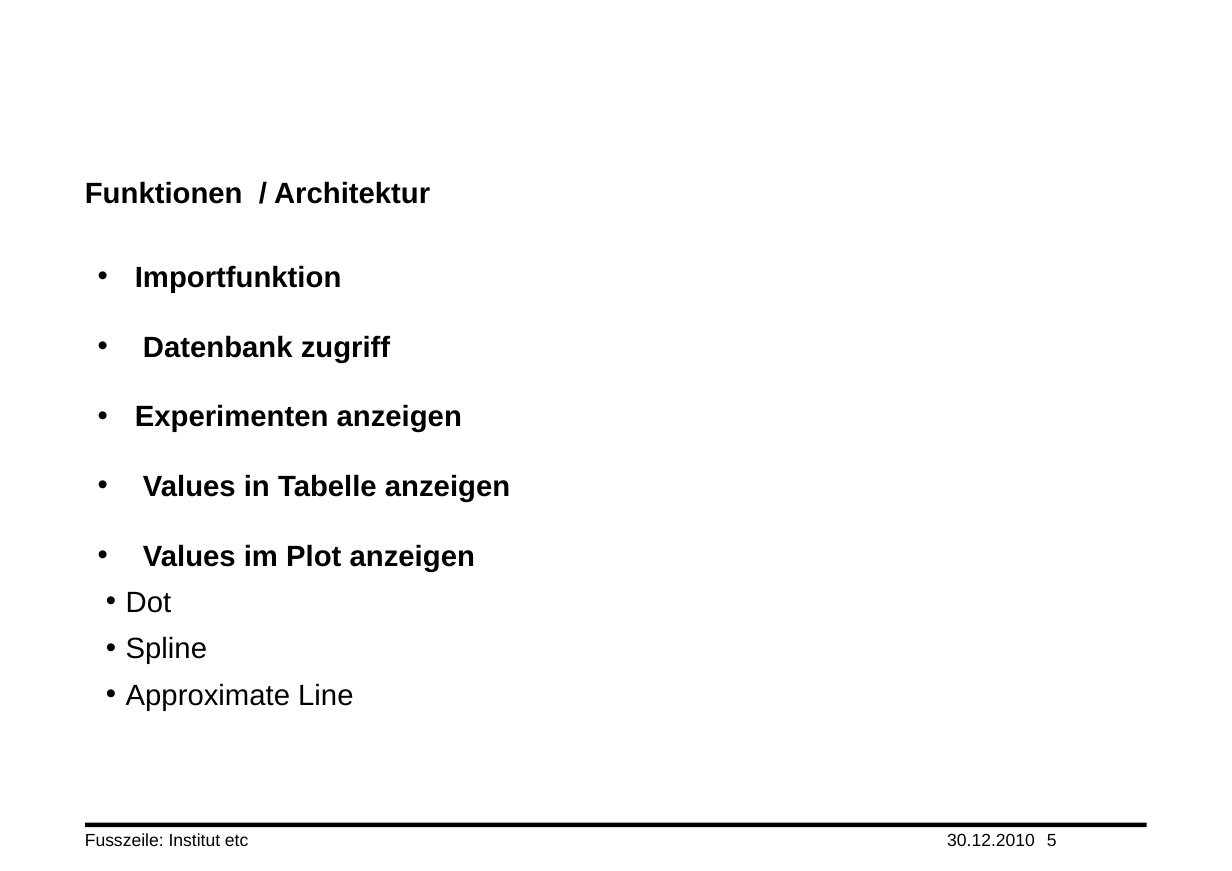
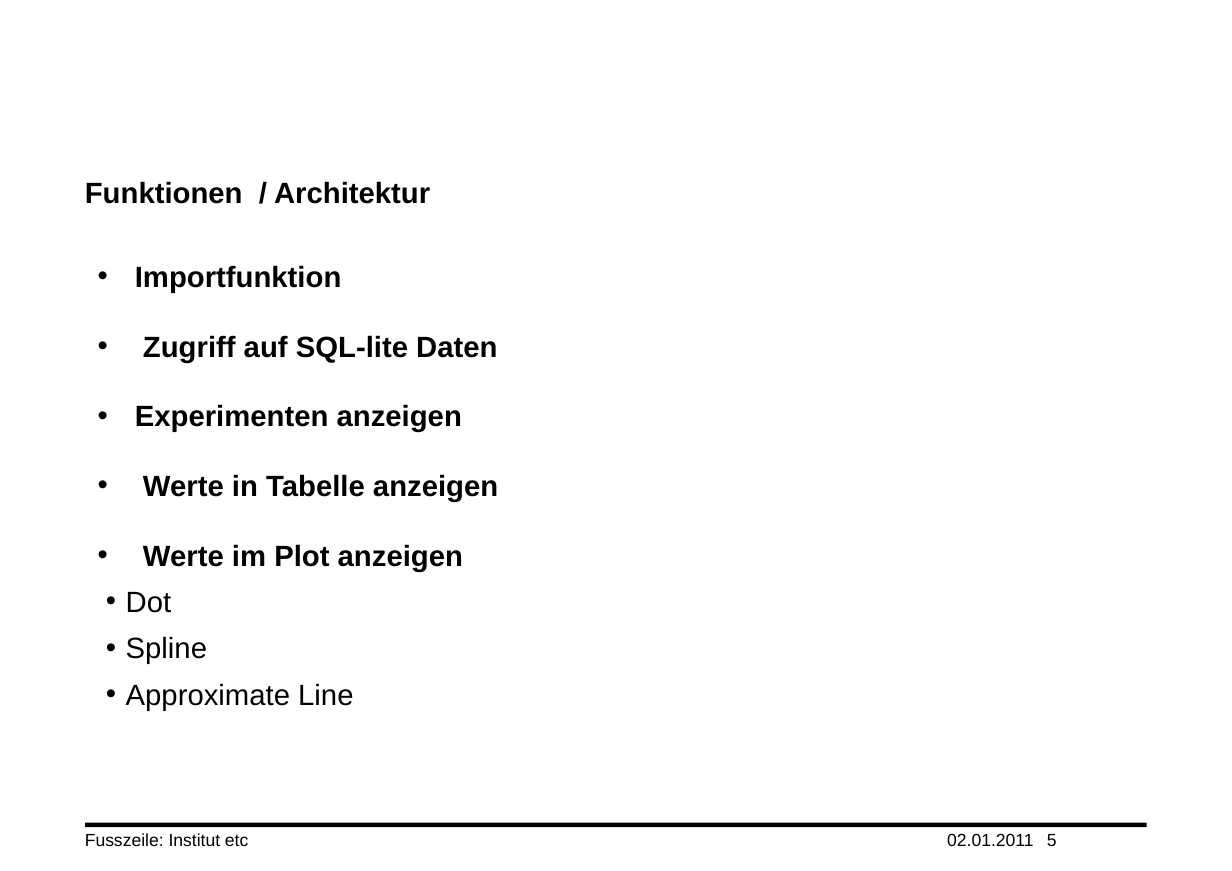
Before and after one commit to yuai/newtonscheaxiom, a slide deck: slide 5 of wiki/truong_xander.pptx. Drawn at 1232x871 pixels with LibreOffice and Linux fonts; fonts in the diff are those of the drawing; background and template pictures are left out. Boxes give left, top, right and bottom in pixels: in the first picture for what was removed or moved away, otherwise in the second. Text is boxed around its words. In the diff, an @@ line names an element or a change of style, - is before the commit and + after.

```diff
--- a/wiki/truong_xander.pptx
+++ b/wiki/truong_xander.pptx
@@ text at box(143, 335, 497, 363): text changed @@
-• Datenbank zugriff
+• Zugriff auf SQL-lite Daten
@@ text at box(143, 474, 498, 572): text changed @@
-• Values in Tabelle anzeigen
-• Values im Plot anzeigen
+• Werte in Tabelle anzeigen
+• Werte im Plot anzeigen
@@ text at box(947, 833, 1033, 846): text changed @@
-30.12.2010
+02.01.2011
```
Also in this commit, not shown: 9 other slides changed.
